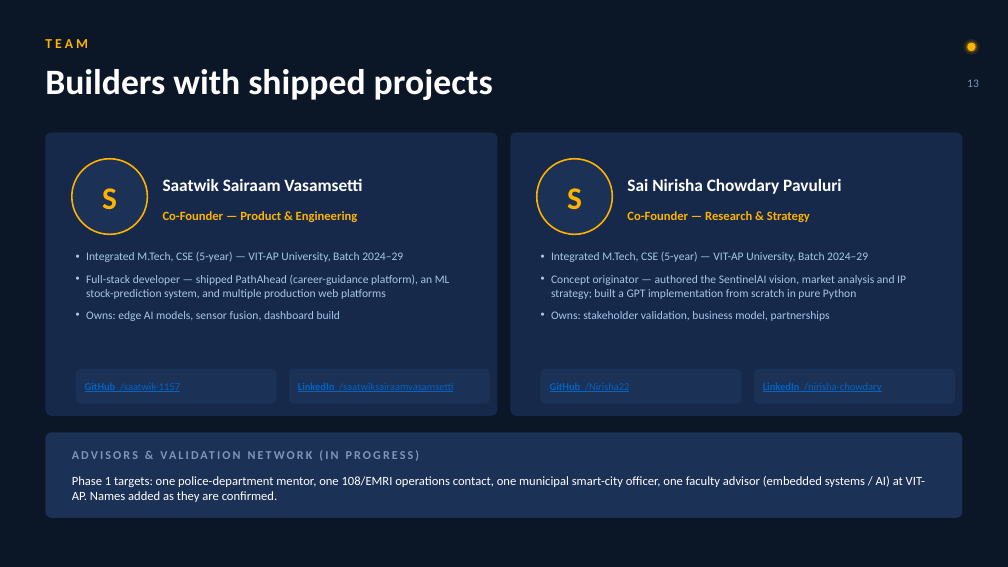
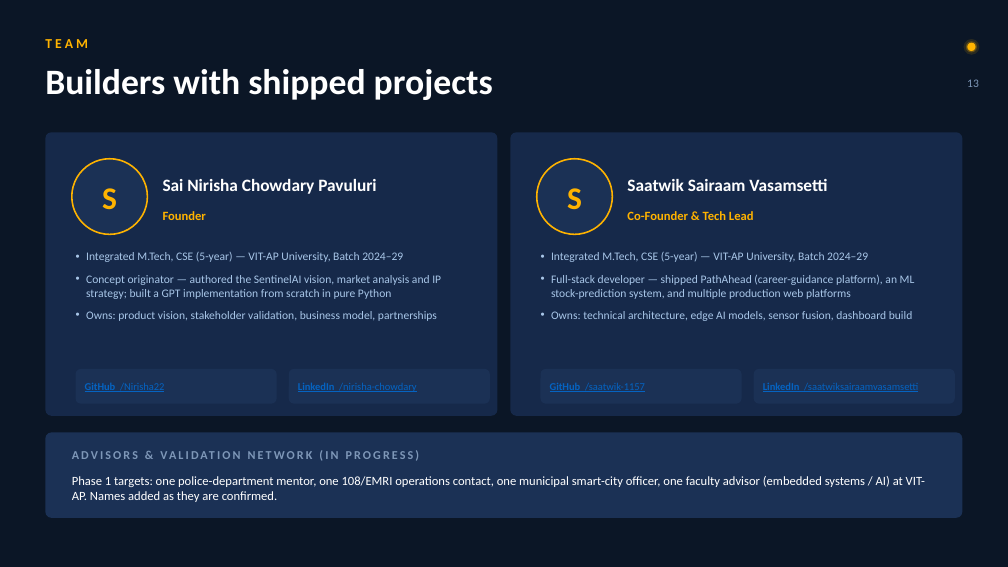
Before and after one commit to saatwik-1157/project_PathAhead, a slide deck: slide 13 of sentinelai/SentinelAI_Execution_Plan.pptx. Drawn at 1008x567 pixels with LibreOffice and Linux fonts; fonts in the diff are those of the drawing. Boxes give left, top, right and bottom in pixels: in the first picture for what was removed or moved away, otherwise in the second. Text is boxed around its words. In the diff, an @@ line names an element or a change of style, - is before the commit and + after.

```diff
--- a/sentinelai/SentinelAI_Execution_Plan.pptx
+++ b/sentinelai/SentinelAI_Execution_Plan.pptx
@@ text at bbox=[163, 179, 376, 194]: text changed @@
-Saatwik Sairaam Vasamsetti
+Sai Nirisha Chowdary Pavuluri
@@ text at bbox=[627, 179, 827, 191]: text changed @@
-Sai Nirisha Chowdary Pavuluri
+Saatwik Sairaam Vasamsetti
@@ text at bbox=[163, 211, 206, 220]: text changed @@
-Co-Founder — Product & Engineering
+Founder
@@ text at bbox=[627, 211, 754, 220]: text changed @@
-Co-Founder — Research & Strategy
+Co-Founder & Tech Lead
@@ text at bbox=[86, 275, 441, 321]: text changed @@
-• Full-stack developer — shipped PathAhead (career-guidance platform), an ML stock-prediction system, and multiple production web platforms
-• Owns: edge AI models, sensor fusion, dashboard build
+• Concept originator — authored the SentinelAI vision, market analysis and IP strategy; built a GPT implementation from scratch in pure Python
+• Owns: product vision, stakeholder validation, business model, partnerships
@@ text at bbox=[551, 275, 915, 321]: text changed @@
-• Concept originator — authored the SentinelAI vision, market analysis and IP strategy; built a GPT implementation from scratch in pure Python
-• Owns: stakeholder validation, business model, partnerships
+• Full-stack developer — shipped PathAhead (career-guidance platform), an ML stock-prediction system, and multiple production web platforms
+• Owns: technical architecture, edge AI models, sensor fusion, dashboard build
@@ text at bbox=[85, 383, 164, 392]: text changed @@
-GitHub /saatwik-1157
+GitHub /Nirisha22
@@ text at bbox=[298, 383, 416, 392]: text changed @@
-LinkedIn /saatwiksairaamvasamsetti
+LinkedIn /nirisha-chowdary
@@ text at bbox=[550, 383, 645, 392]: text changed @@
-GitHub /Nirisha22
+GitHub /saatwik-1157
@@ text at bbox=[763, 383, 918, 392]: text changed @@
-LinkedIn /nirisha-chowdary
+LinkedIn /saatwiksairaamvasamsetti
```
Also in this commit, not shown: 6 other slides changed, 10 other files.
